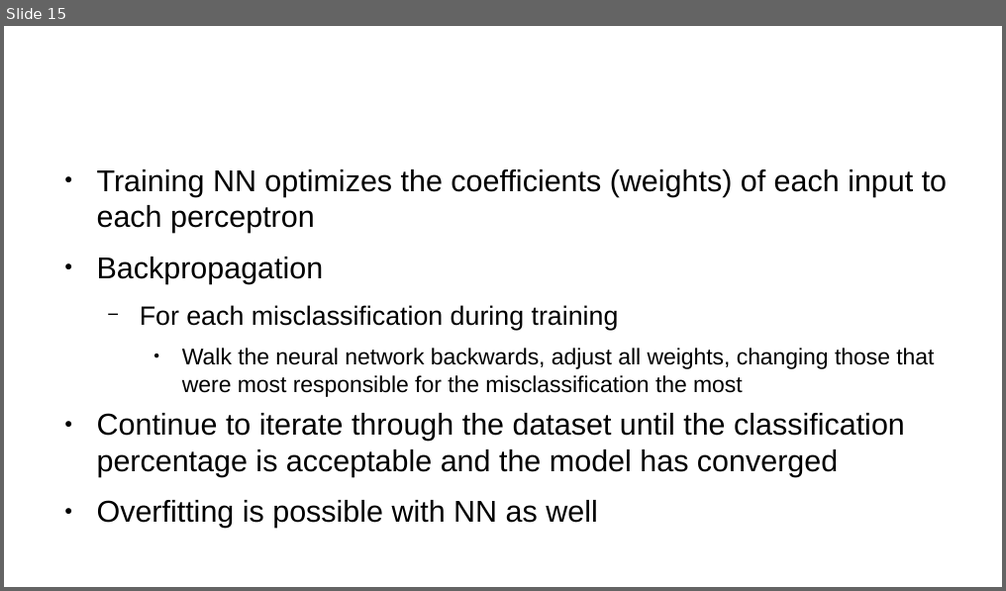
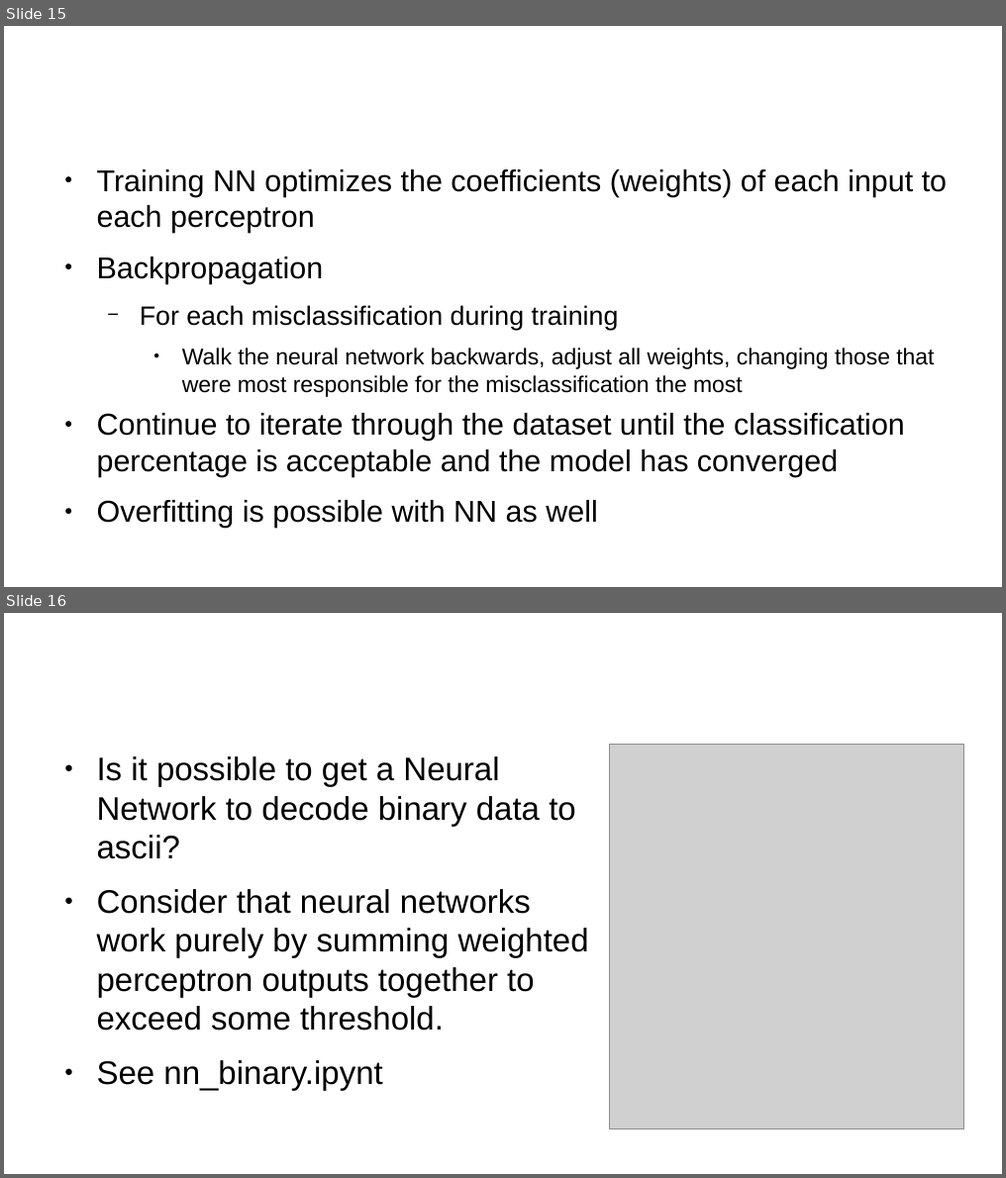
Before and after one commit to krishardy/deepdive-python-workshop, a slide deck: ML Slides.odp. Shown one above the other, each under a label of ours: slide 15 before the commit, slides 15 and 16 after it. The pictures are 1006x591 and 1006x1178 pixels, drawn with LibreOffice and Linux fonts; fonts in the diff are those of the drawing; grey boxes stand for pictures; background and template pictures are left out. Boxes give left, top, right and bottom in pixels: in the first picture for what was removed or moved away, otherwise in the second. Text is boxed around its words. In the diff, an @@ line names an element or a change of style, - is before the commit and + after.

```diff
--- a/ML Slides.odp
+++ b/ML Slides.odp
@@ slide 16 added at [4,613,1002,1174], background #FFFFFF @@
@@ title added at [54,635,749,727], 35.7 pt, text #FFFFFF @@
+Example
@@ text added at [97,757,589,1090], 26 pt, text #000000 @@
+● Is it possible to get a Neural Network to decode binary data to ascii?
+● Consider that neural networks work purely by summing weighted perceptron outputs together to exceed some threshold.
+● See nn_binary.ipynt
@@ picture added at [610,745,964,1129] @@
```
Also in this commit, not shown: 5 other files.
